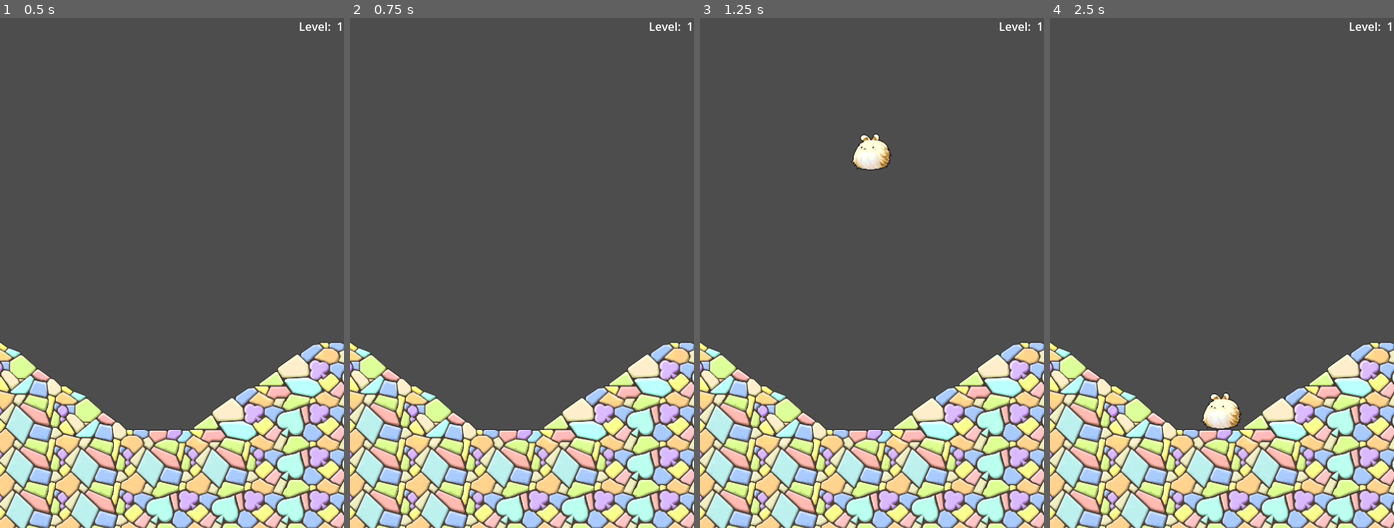
Above: before the commit, frames 1-4 (left to right).
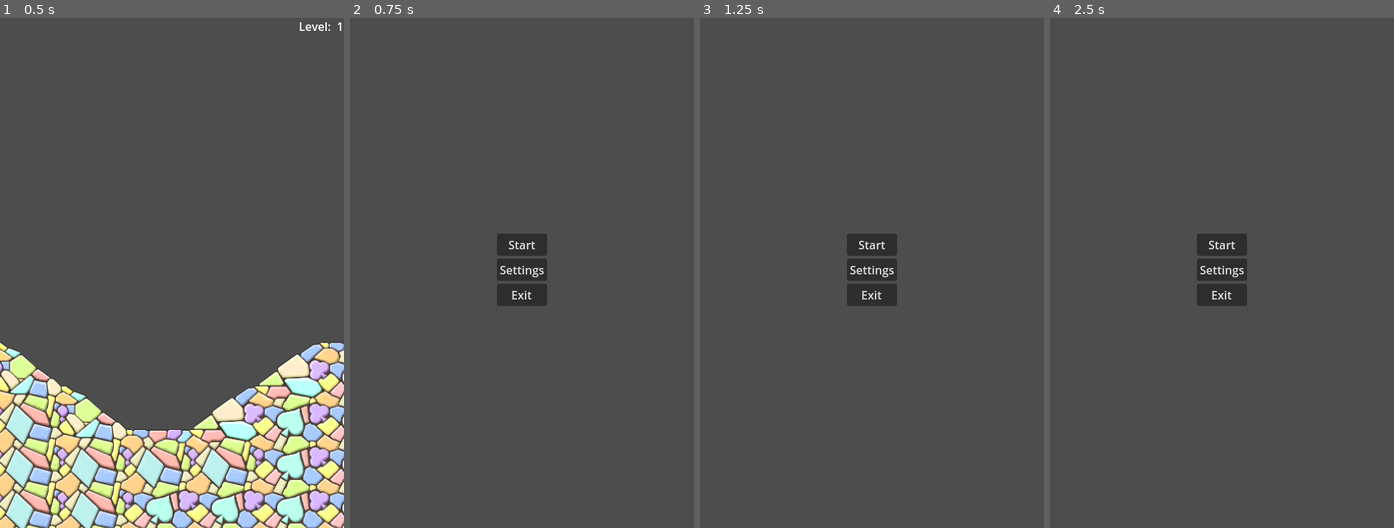
Above: after the commit, the same moments.

Repository: ztcjoe93/cat-game
Game: Godot game, scene res://container.tscn
The game is run twice, just before and just after one commit, with the same random seed, the same clock (stepped at 60 frames per second) and the same inputs.
Inputs (mouse positions are in pixels of both pictures, inside the frame that each line leads up to):
- Up to frame 1 (0.5 s): no input
- Up to frame 2 (0.75 s): tap Enter at 0.5 s; move the mouse to (522, 63) at 0.52 s; hold Q from 0.53 s (still down); click (522, 63) at 0.67 s
- Up to frame 3 (1.25 s): keep holding Q
- Up to frame 4 (2.5 s): release Q at 1.25 s; click (1222, 242) at 1.25 s, where only the run after the commit has a clickable "Start"; move the mouse to (1153, 293) at 2.02 s; click (1153, 293) at 2.1 s; tap Q at 2.3 s

Frame 1 is identical in both runs. In frame 2, 27% of the frame differs, in the area x 0-100%, y 0-100%; in frame 3, 28%; in frame 4, 28%.

Commit message:
refactor(clear): game_clear function

Diff:
--- a/blob.gd
+++ b/blob.gd
@@ -16,11 +16,6 @@
 # Called when the node enters the scene tree for the first time.
 func _ready():
 	parent = get_parent() as MainContainer
-
-
-# Called every frame. 'delta' is the elapsed time since the previous frame.
-func _process(delta):
-	pass
 
 
 func _on_body_entered(body) -> void:
@@ -44,7 +39,7 @@
 
 	var cat_idx: int = Utilities.cat_map[blob1.blob_type]["index"]+1
 	if cat_idx >= Utilities.cat_list.size():
-		get_tree().quit()
+		parent.game_clear()
 	else:
 		var next_blob: String = Utilities.cat_list[Utilities.cat_map[blob1.blob_type]["index"]+1]
 		parent.create_blob(next_blob, mp)
--- a/container.gd
+++ b/container.gd
@@ -12,9 +12,19 @@
 func _process(delta):
 	pass
 
+func _input(event):
+	if Input.is_key_pressed(KEY_Q):
+		print("debug quit")
+		Input.set_custom_mouse_cursor(null)
+		game_clear()
+
 func level_up() -> void:
 	level += 1
 	$HUD.update_level(level)
+
+func game_clear() -> void:
+	print("cleared game, returning to menu...")
+	get_tree().change_scene_to_file("res://menu.tscn")
 
 func create_blob(type: String, pos: Vector2) -> void:
 	# not merge
